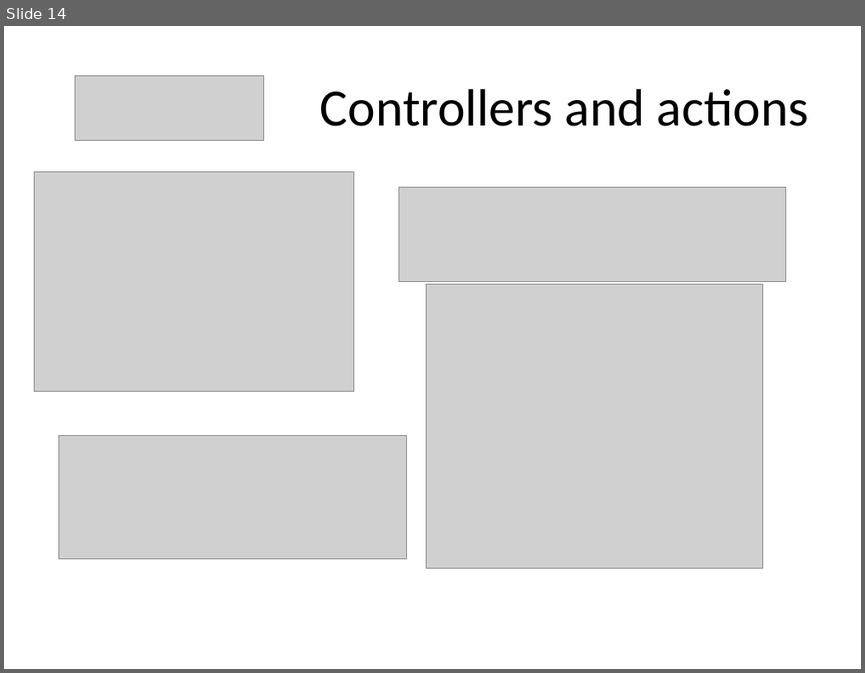
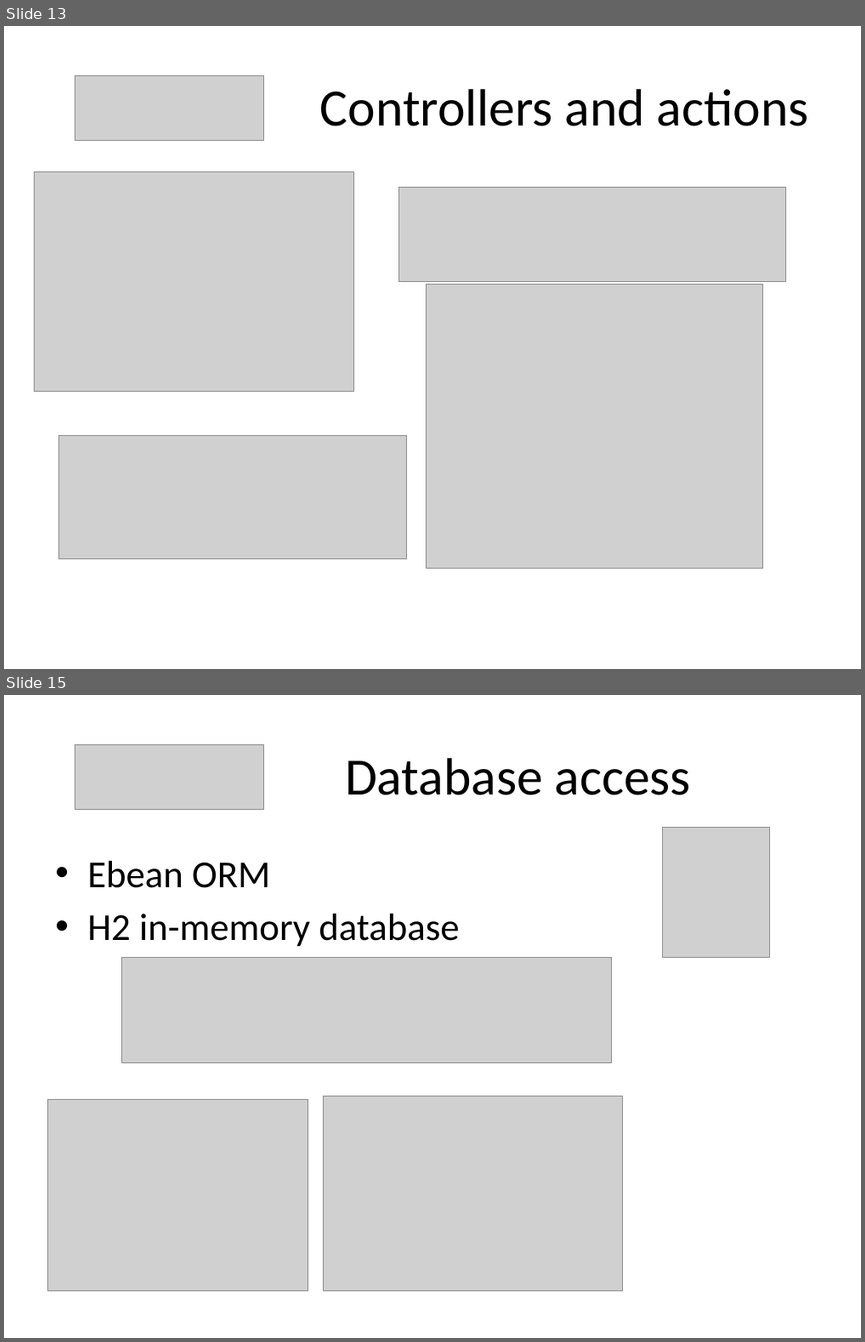
Before and after one commit to martadoberschuetz/dev_training, a slide deck: Play take 2.pptx. Shown one above the other, each under a label of ours: slide 14 before the commit, slides 13 and 15 after it; the slides between them are not shown. The pictures are 865x673 and 865x1342 pixels, drawn with LibreOffice and Linux fonts; fonts in the diff are those of the drawing; grey boxes stand for pictures. Boxes give left, top, right and bottom in pixels: in the first picture for what was removed or moved away, otherwise in the second. Text is boxed around its words. In the diff, an @@ line names an element or a change of style, - is before the commit and + after.

```diff
--- a/Play take 2.pptx
+++ b/Play take 2.pptx
@@ slide 15 added at <box>4,695,861,1338</box>, background #FFFFFF @@
@@ picture added at <box>75,744,263,809</box> @@
@@ title added at <box>345,758,691,795</box>, 44 pt, text #000000 @@
+Database access
@@ picture added at <box>662,827,770,957</box> @@
@@ text added at <box>87,861,459,947</box>, 32 pt, text #000000 @@
+• Ebean ORM
+• H2 in-memory database
@@ picture added at <box>122,957,612,1062</box> @@
@@ picture added at <box>47,1100,307,1291</box> @@
@@ picture added at <box>323,1096,623,1291</box> @@
@@ what was slide 14 is now slide 13 @@
```
Also in this commit, not shown: 4 slides changed, 1 other slide added, 2 slides removed, 9 other files.
